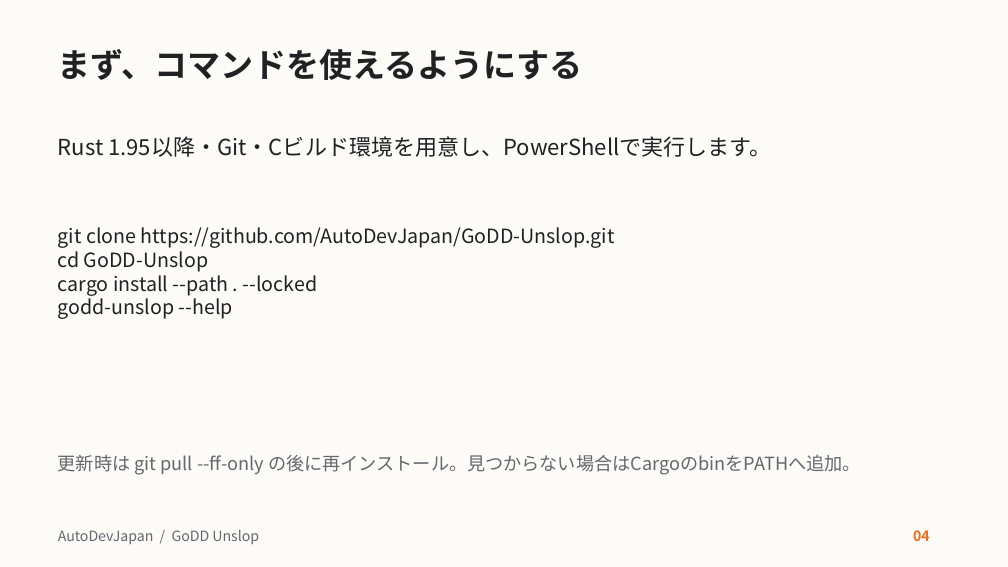
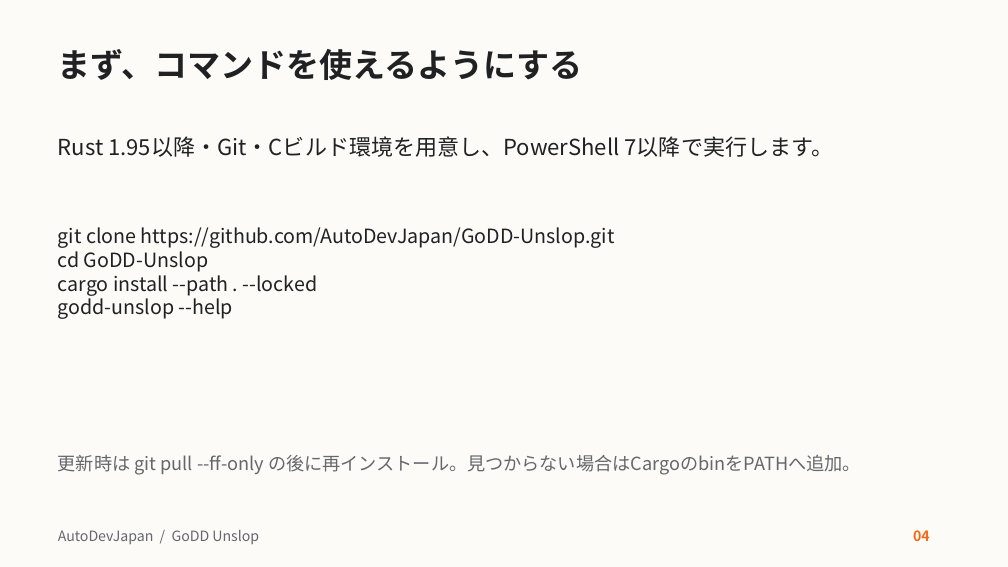
Before and after one commit to AutoDevJapan/GoDD-Unslop, a slide deck: slide 4 of docs/user-guide.pptx. Drawn at 1008x567 pixels with LibreOffice and Linux fonts; fonts in the diff are those of the drawing. Boxes give left, top, right and bottom in pixels: in the first picture for what was removed or moved away, otherwise in the second. Text is boxed around its words. In the diff, an @@ line names an element or a change of style, - is before the commit and + after.

Commit message:
図解ガイドのPowerShellとUTF-8の前提を明記する

```diff
--- a/docs/user-guide.pptx
+++ b/docs/user-guide.pptx
@@ text at [58,136,834,157]: text changed @@
-Rust 1.95以降・Git・Cビルド環境を用意し、PowerShellで実行します。
+Rust 1.95以降・Git・Cビルド環境を用意し、PowerShell 7以降で実行します。
```
Also in this commit, not shown: 2 other slides changed, 1 other file.
